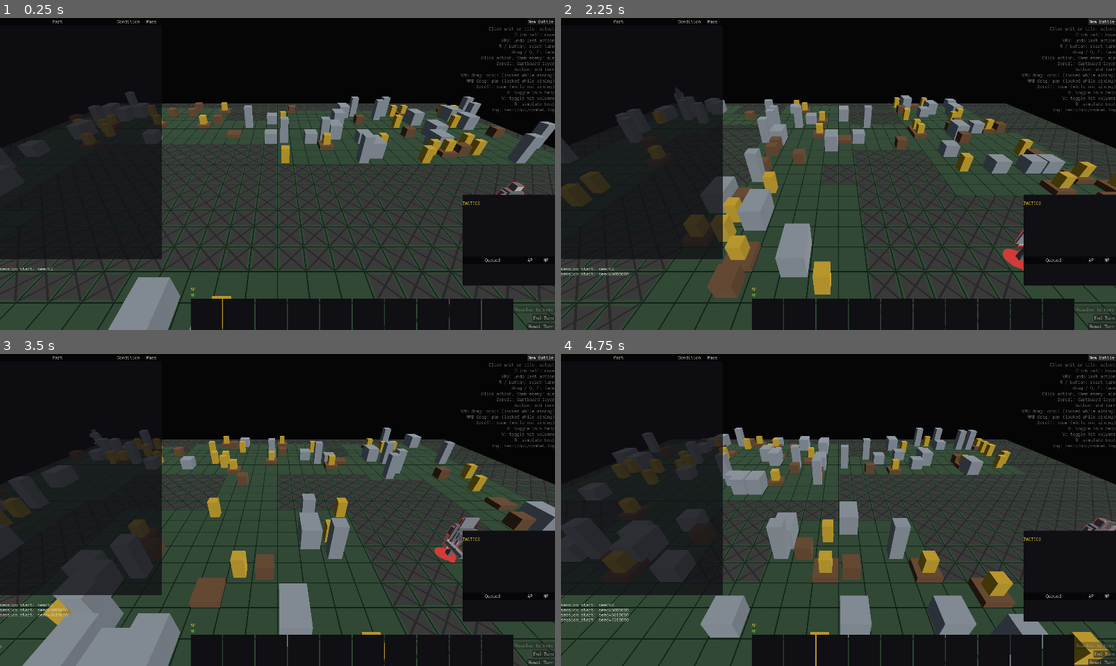
Above: before the commit, frames 1-4 (two rows, left to right).
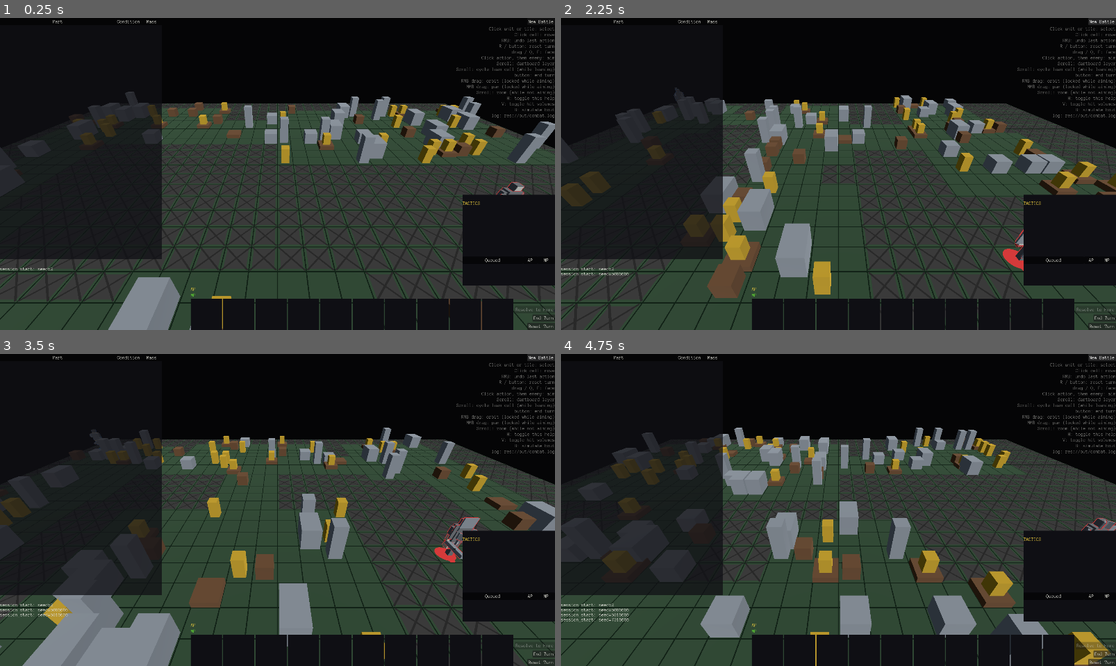
Above: after the commit, the same moments.

Repository: NotUserFriendly/HulkBreakers
Game: Godot game, scene res://src/view/battle_scene.tscn
Same seed, same stepped clock (60 frames per second), same inputs: the game is played once before the commit and once after it.
Inputs:
- Up to frame 1 (0.25 s): no input
- Up to frame 2 (2.25 s): click "End Turn" at 0.5 s; click "Reset Turn" at 1.25 s; click "New Battle" at 2 s
- Up to frame 3 (3.5 s): click "New Battle" at 2.75 s
- Up to frame 4 (4.75 s): click "End Turn" at 3.5 s; click "New Battle" at 4.25 s

The runs differ from the first frame. In frame 1, 0.4% of the frame differs, in the area x 82-100%, y 15-33%; in frame 2, 0.4%; in frame 3, 0.4%; in frame 4, 0.4%.

Commit message:
Taskblock 18 Pass D.4/D.5: TacticsController click interception, wheel cycling, exposure ghost
leaning_at/_lean_candidates/_lean_cell_index mirror aiming_at's own
two-step "arm, then click to confirm" shape, for choosing a lean firing
cell instead of a reticle offset:

- Clicking SHOOT on a covered-but-leanable enemy (origin covered from
  target, D1's own trigger condition) enters lean-choice mode instead
  of ordinary aim mode — never both, and never falls through to the
  reticle/dartboard UI a lean's automated center-mass shot has no use
  for. A directly visible enemy still enters plain aim mode, unchanged.
- Mouse wheel cycles candidates while leaning (D2: "reusing the
  existing cycle bind") — the same physical gesture scroll_layer
  already owns while aiming, gated the same mutually-exclusive way.
  ControlBindings.all() documents the new meaning.
- Any click (or confirm_shot()) while leaning commits the triple via
  LeanPlanner.build_triple() at whichever candidate is currently
  selected — the same shared assembly AI leans already use.
- Esc/RMB cancel a pending lean without queuing anything, same as
  cancel_aim(); reset_turn()/end_turn()/resolve_to_marker() all cancel
  a pending lean too, mirroring their existing aim-cancelling behavior.

D4 (exposure-disclosing ghost): _lean_position_ghost() relocates a
disposable preview clone to the currently-selected candidate (display
only, never a queued move) so cycling can preview every option freely.
lean_exposure() surfaces which real overwatchers would trigger there,
via the exact same Overwatch.would_trigger_at() query the safest-cell
pick itself already used to rank candidates — never a second,
re-derived notion of exposure. Actual on-screen rendering of that
exposure (a text/arc overlay) is left for a future view-layer pass;
this is the queryable data layer a later BoardView change would read.

Verified live: a real BattleScene/SquadControlOverlay driven through
the full lean flow via x11 screenshot — board, camera, action bar, and
combat readout all render correctly with no crashes.

Co-Authored-By: Claude Sonnet 5 <noreply@anthropic.com>

Diff:
--- a/src/logic/control_bindings.gd
+++ b/src/logic/control_bindings.gd
@@ -45,6 +45,10 @@
 		},
 		{"trigger": "Click action, then enemy", "action": "aim"},
 		{"trigger": "Scroll", "action": "dartboard layer"},
+		# taskblock-18 D2: "mouse-wheel cycles other valid cells" — the SAME
+		# physical wheel gesture as the row above, active while choosing a
+		# lean's own firing cell instead of aiming.
+		{"trigger": "Scroll", "action": "cycle lean cell (while leaning)"},
 		{"trigger": "button", "action": "end turn"},
 		{"trigger": "RMB drag", "action": "orbit (locked while aiming)"},
 		{"trigger": "MMB drag", "action": "pan (locked while aiming)"},
--- a/src/view/tactics_controller.gd
+++ b/src/view/tactics_controller.gd
@@ -75,6 +75,14 @@
 var layer_index: int = 0
 var reticle_offset: Vector2 = Vector2.ZERO
 
+## taskblock-18 D2/D4: non-null while choosing a lean firing cell — the
+## enemy that's not directly attackable from here but IS from a legal
+## lean cell. Mirrors `aiming_at`'s own two-step "arm, then click to
+## confirm" shape, just choosing a firing cell instead of a reticle
+## offset; never both non-null at once. A lean's own shot is always
+## center-mass/automated — there is no reticle/dartboard step for it.
+var leaning_at: Unit = null
+
 ## docs/10 taskblock04 E3: "hover, don't click" — the cell the combat
 ## readout currently reads (terrain, any unit regardless of squad, any
 ## field object — TileInspection.inspect()). null off the board entirely
@@ -116,6 +124,12 @@
 ## arrived while the button was down.
 var _rmb_pressed: bool = false
 var _rmb_dragged: bool = false
+
+## Every legal lean cell for `leaning_at`, safest-first (D2: "default to
+## the safest legal firing cell... mouse-wheel cycles other valid
+## cells") — computed once on entering lean mode, never while cycling.
+var _lean_candidates: Array[Vector2i] = []
+var _lean_cell_index: int = 0
 
 
 func setup(state: CombatState, p_board_view: BoardView, p_camera_rig: CameraRig) -> void:
@@ -166,13 +180,23 @@
 			# deselect.
 			if aiming_at != null:
 				cancel_aim()
+			elif leaning_at != null:
+				cancel_lean()
 			elif armed_action != null:
 				disarm_action()
 			else:
 				deselect()
-		elif key_event.keycode == ControlBindings.FACE_NUDGE_CCW_KEY and aiming_at == null:
+		elif (
+			key_event.keycode == ControlBindings.FACE_NUDGE_CCW_KEY
+			and aiming_at == null
+			and leaning_at == null
+		):
 			turn_selected(-FACE_STEP)
-		elif key_event.keycode == ControlBindings.FACE_NUDGE_CW_KEY and aiming_at == null:
+		elif (
+			key_event.keycode == ControlBindings.FACE_NUDGE_CW_KEY
+			and aiming_at == null
+			and leaning_at == null
+		):
 			turn_selected(FACE_STEP)
 		elif key_event.keycode == ControlBindings.RESET_TURN_KEY:
 			reset_turn()
@@ -196,6 +220,7 @@
 		if (
 			not hit_dict.is_empty()
 			and aiming_at == null
+			and leaning_at == null
 			and selection.selected_unit != null
 			and hit_dict["kind"] == Enums.HitKind.UNIT
 			and hit_dict["unit"] == selection.selected_unit
@@ -207,7 +232,7 @@
 			return
 		# docs/10 taskblock05 A1: dispatch on the actual hit directly — a
 		# unit ray-hit is never collapsed into a cell and re-derived.
-		if aiming_at != null:
+		if aiming_at != null or leaning_at != null:
 			confirm_shot()
 		elif hit_dict.is_empty():
 			# docs/10 taskblock02 F2: clicking off the board entirely is
@@ -231,6 +256,10 @@
 		scroll_layer(1)
 	elif button_event.button_index == MOUSE_BUTTON_WHEEL_DOWN and aiming_at != null:
 		scroll_layer(-1)
+	elif button_event.button_index == MOUSE_BUTTON_WHEEL_UP and leaning_at != null:
+		cycle_lean_cell(1)
+	elif button_event.button_index == MOUSE_BUTTON_WHEEL_DOWN and leaning_at != null:
+		cycle_lean_cell(-1)
 
 
 ## runNotes.md: "make undo last action only on click, while a drag doesn't
@@ -244,6 +273,9 @@
 		return
 	if aiming_at != null:
 		cancel_aim()
+		return
+	if leaning_at != null:
+		cancel_lean()
 		return
 	# taskblock-08 A1: "Esc / RMB disarms the action and returns to normal
 	# selection" — same early-out shape as the aiming_at case above, one
@@ -360,7 +392,7 @@
 func click_cell(cell: Vector2i) -> void:
 	if input_locked:
 		return
-	if aiming_at != null:
+	if aiming_at != null or leaning_at != null:
 		confirm_shot()
 		return
 
@@ -390,7 +422,7 @@
 		selection.select(unit_here)
 		armed_action = null
 	elif armed_action != null and selection.selected_unit != null:
-		_enter_aim_mode(unit_here)
+		_enter_aim_or_lean_mode(unit_here)
 	_refresh_overlay()
 
 
@@ -415,7 +447,7 @@
 func arm_action(action_id: StringName) -> void:
 	if input_locked or selection == null or selection.selected_unit == null:
 		return
-	if aiming_at != null:
+	if aiming_at != null or leaning_at != null:
 		return
 	var def: ActionDef = null
 	for candidate: ActionDef in ActionCatalog.actions_for(selection.selected_unit):
@@ -457,6 +489,8 @@
 		return
 	if aiming_at != null:
 		cancel_aim()
+	if leaning_at != null:
+		cancel_lean()
 	armed_action = null
 	selection.reset_turn()
 	_drag_face_action = null
@@ -470,7 +504,13 @@
 ## place, so one drag gesture is always exactly one queued action — never a
 ## pile of micro-turns RMB would have to undo one pixel at a time.
 func drag_face(delta_x: float) -> void:
-	if input_locked or selection == null or selection.selected_unit == null or aiming_at != null:
+	if (
+		input_locked
+		or selection == null
+		or selection.selected_unit == null
+		or aiming_at != null
+		or leaning_at != null
+	):
 		return
 	var target: float = selection.previewed_orientation() + delta_x * FACE_DRAG_SENSITIVITY
 	if _drag_face_action != null:
@@ -488,6 +528,37 @@
 		if unit.alive and unit.cell == cell:
 			return unit
 	return null
+
+
+## taskblock-18 D2: "clicking SHOOT on an enemy the unit can't see but
+## could from a legal lean cell builds the triple automatically." A
+## direct shot (the origin is NOT covered from this target — D1's own
+## trigger condition) enters ordinary aim mode, unchanged; a target only
+## reachable via a lean enters lean-choice mode instead, and never falls
+## through to aim mode's own reticle/dartboard UI, which a lean's own
+## automated, center-mass shot has no use for. Falls back to plain aim
+## mode when neither applies (no operable weapon, or no legal lean
+## exists) — confirm_shot()'s own existing "nothing operable" no-op is
+## what actually catches that case, same as it always has.
+func _enter_aim_or_lean_mode(target: Unit) -> void:
+	var shooter: Unit = selection.selected_unit
+	var weapon: Part = (
+		ActionCatalog.provider_for(shooter, armed_action.id) if armed_action != null else null
+	)
+	if weapon != null:
+		var origin_covered: bool = UnitAI.is_covered_from(
+			shooter.cell, target.cell, selection.state, shooter
+		)
+		if origin_covered:
+			var candidates: Array[Vector2i] = LeanPlanner.candidate_lean_cells(
+				selection.state, shooter, shooter.cell, target
+			)
+			if not candidates.is_empty():
+				_enter_lean_mode(
+					target, LeanPlanner.sort_by_safety(selection.state, shooter, candidates)
+				)
+				return
+	_enter_aim_mode(target)
 
 
 func _enter_aim_mode(target: Unit) -> void:
@@ -513,6 +584,42 @@
 	camera_rig.start_aiming()
 	camera_rig.ease_to_attack_framing(_framing_shooter(), target)
 	aim_changed.emit()
+
+
+## taskblock-18 D2/D4: enters lean-choice mode — safest candidate
+## selected by default, mouse-wheel cycles the rest (cycle_lean_cell).
+## No camera framing/dartboard of its own: a lean's shot is always
+## automated center-mass, there is nothing here for the player to aim.
+func _enter_lean_mode(target: Unit, candidates_by_safety: Array[Vector2i]) -> void:
+	leaning_at = target
+	_lean_candidates = candidates_by_safety
+	_lean_cell_index = 0
+	if hovered_cell != null or inspected_part != null:
+		hovered_cell = null
+		inspected_part = null
+		hover_changed.emit()
+	aim_changed.emit()
+	_refresh_overlay()
+
+
+func cancel_lean() -> void:
+	leaning_at = null
+	_lean_candidates = []
+	_lean_cell_index = 0
+	armed_action = null
+	aim_changed.emit()
+	_refresh_overlay()
+
+
+## D2: "mouse-wheel cycles other valid cells" — wraps both directions,
+## a no-op with zero or one candidate.
+func cycle_lean_cell(delta: int) -> void:
+	if input_locked or leaning_at == null or _lean_candidates.is_empty():
+		return
+	var count: int = _lean_candidates.size()
+	_lean_cell_index = ((_lean_cell_index + delta) % count + count) % count
+	aim_changed.emit()
+	_refresh_overlay()
 
 
 ## taskblock-08 B1: "the camera frames the origin, not the ghost." The
@@ -663,7 +770,12 @@
 ## provider, SAW picks the saw provider, never just any weapon) — a no-op,
 ## silently, if the shooter has nothing operable for it right now.
 func confirm_shot() -> void:
-	if input_locked or aiming_at == null or selection.selected_unit == null:
+	if input_locked or selection == null or selection.selected_unit == null:
+		return
+	if leaning_at != null:
+		_confirm_lean()
+		return
+	if aiming_at == null:
 		return
 	var shooter: Unit = selection.selected_unit
 	if armed_action != null:
@@ -676,6 +788,32 @@
 	cancel_aim()
 
 
+## taskblock-18 D2: commits the lean triple at whichever candidate cell
+## is CURRENTLY selected (default: safest; the player may have cycled
+## with the wheel first) — through LeanPlanner.build_triple(), the same
+## shared assembly AI leans use, queued onto this unit's own real
+## TACTICS queue exactly like any other action (real MP/AP cost for both
+## legs, no discount). A silent no-op if the shooter has nothing
+## operable, same posture confirm_shot() itself already has.
+func _confirm_lean() -> void:
+	var shooter: Unit = selection.selected_unit
+	var weapon: Part = (
+		ActionCatalog.provider_for(shooter, armed_action.id) if armed_action != null else null
+	)
+	if weapon != null and not _lean_candidates.is_empty():
+		var firing_cell: Vector2i = _lean_candidates[_lean_cell_index]
+		LeanPlanner.build_triple(
+			selection.current_queue(),
+			selection.state,
+			shooter,
+			weapon.id,
+			leaning_at,
+			shooter.cell,
+			firing_cell
+		)
+	cancel_lean()
+
+
 func cancel_aim() -> void:
 	aiming_at = null
 	armed_action = null
@@ -696,6 +834,8 @@
 		return
 	if aiming_at != null:
 		cancel_aim()
+	if leaning_at != null:
+		cancel_lean()
 	armed_action = null
 
 	input_locked = true
@@ -736,6 +876,8 @@
 		return
 	if aiming_at != null:
 		cancel_aim()
+	if leaning_at != null:
+		cancel_lean()
 	armed_action = null
 
 	input_locked = true
@@ -792,6 +934,8 @@
 ## previewed_unit() each call, so mutating its orientation here can never
 ## leak back onto anything real.
 func _end_position_ghost() -> Unit:
+	if leaning_at != null:
+		return _lean_position_ghost()
 	if not has_queued_move():
 		return null
 	var previewed: Unit = selection.previewed_unit()
@@ -799,6 +943,38 @@
 	if facing != null:
 		previewed.orientation = facing
 	return previewed
+
+
+## taskblock-18 D4: "the ghost must disclose exposure" starts with
+## actually previewing the right POSITION first — a disposable clone
+## of the shooter (display-only, same convention _end_position_ghost
+## itself already uses for orientation overrides) relocated to
+## whichever candidate cell is currently selected, facing the target.
+## Never a queued MoveAction; cycling with the wheel must be free to
+## look at every candidate without committing to any of them.
+func _lean_position_ghost() -> Unit:
+	if _lean_candidates.is_empty():
+		return null
+	var previewed: Unit = selection.previewed_unit()
+	if previewed == null:
+		return null
+	previewed.cell = _lean_candidates[_lean_cell_index]
+	previewed.orientation = FaceAction.orientation_toward(previewed.cell, leaning_at.cell)
+	return previewed
+
+
+## taskblock-18 D4: "is it in a known overwatch arc, what can see it" —
+## every overwatcher that would trigger at the CURRENTLY selected lean
+## candidate, the exact same Overwatch.would_trigger_at() query the
+## safest-cell pick itself used to rank candidates in the first place
+## (never a second, re-derived notion of exposure). Empty while not
+## leaning, or with nothing yet threatening this specific cell.
+func lean_exposure() -> Array[Unit]:
+	if leaning_at == null or _lean_candidates.is_empty():
+		return []
+	var shooter: Unit = selection.selected_unit
+	var firing_cell: Vector2i = _lean_candidates[_lean_cell_index]
+	return Overwatch.would_trigger_at(selection.state, shooter, firing_cell)
 
 
 ## runNotes.md: true once the selected unit's queue has actually moved it
--- /dev/null
+++ b/test/unit/view/test_tactics_controller_lean.gd
@@ -0,0 +1,272 @@
+extends GutTest
+
+## taskblock-18 Pass D2/D4: leans — a click on a covered-but-leanable
+## enemy enters lean-choice mode instead of ordinary aim mode; wheel
+## cycles candidates; a further click/confirm_shot() commits the triple.
+## Same conventions as the rest of this file's siblings (click_cell()
+## driven directly, no live camera/viewport needed).
+
+
+func _make_armed_unit(cell: Vector2i, squad: int = 0) -> Unit:
+	var pistol := Part.new()
+	pistol.id = &"pistol"
+	pistol.hp = 1
+	pistol.max_hp = 1
+	pistol.attaches_to = [&"GRIP"]
+	pistol.requires = {&"TRIGGER": 1}
+	pistol.damage = 5.0
+	pistol.ap_cost = 1
+	pistol.scatter = [Ring.new(0.1, 1.0)]
+	pistol.provides_actions = [&"shoot"]
+
+	var hand := Part.new()
+	hand.id = &"hand"
+	hand.hp = 5
+	hand.max_hp = 5
+	hand.attaches_to = [&"HAND"]
+	hand.capabilities = [&"TRIGGER"]
+	var grip := Socket.new(&"GRIP")
+	grip.occupant = pistol
+	hand.sockets = [grip]
+
+	var torso := Part.new()
+	torso.id = &"torso"
+	torso.hp = 10
+	torso.max_hp = 10
+	torso.volume = [Box.new(Vector3(0.0, 0.5, 0.0), Vector3(2.0, 1.0, 0.6))]
+	var hand_socket := Socket.new(&"HAND")
+	hand_socket.occupant = hand
+	torso.sockets = [hand_socket]
+
+	return Unit.new(Matrix.new(), Shell.new(torso), cell, squad)
+
+
+## Verified geometry (matches test_unit_ai.gd's own AI-lean-fallback
+## fixture): a real WALL (opacity) at (3,2) blinds a shooter at (3,0)
+## from an enemy at (3,9), while both orthogonal neighbors keep clear
+## LoS around it. Row y=1 is ALSO walled (pathing only, no opacity) so
+## no diagonal shortcut competes with the lean cells for the reachable-
+## cell scorer elsewhere in the codebase — irrelevant to TacticsController
+## itself (it never repositions), kept only so this fixture matches its
+## AI-side counterpart byte for byte.
+func _setup_covered_scene() -> Dictionary:
+	var grid := Grid.new(10, 10)
+	for x in range(8):
+		grid.set_terrain(Vector2i(x, 1), Enums.TerrainType.WALL)
+	grid.set_terrain(Vector2i(3, 2), Enums.TerrainType.WALL)
+	grid.set_opacity(Vector2i(3, 2), 1.0)
+
+	var shooter := _make_armed_unit(Vector2i(3, 0), 0)
+	var enemy := _make_armed_unit(Vector2i(3, 9), 1)
+	var state := CombatState.new(grid, [shooter, enemy])
+	var controller := TacticsController.new()
+	var board_view := BoardView.new()
+	var camera_rig := CameraRig.new()
+	add_child_autofree(board_view)
+	add_child_autofree(camera_rig)
+	add_child_autofree(controller)
+	controller.setup(state, board_view, camera_rig)
+	return {
+		"state": state,
+		"controller": controller,
+		"shooter": shooter,
+		"enemy": enemy,
+		"board_view": board_view,
+		"camera_rig": camera_rig
+	}
+
+
+func test_clicking_a_covered_enemy_enters_lean_mode_not_aim_mode() -> void:
+	var built: Dictionary = _setup_covered_scene()
+	var controller: TacticsController = built.controller
+
+	controller.click_cell(built.shooter.cell)
+	controller.arm_action(&"shoot")
+	controller.click_cell(built.enemy.cell)
+
+	assert_eq(controller.leaning_at, built.enemy)
+	assert_null(controller.aiming_at, "a lean never also enters ordinary aim mode")
+
+
+func test_a_directly_visible_enemy_still_enters_ordinary_aim_mode() -> void:
+	var a := _make_armed_unit(Vector2i(0, 0), 0)
+	var b := _make_armed_unit(Vector2i(5, 5), 1)  # open board, no cover at all
+	var state := CombatState.new(Grid.new(10, 10), [a, b])
+	var controller := TacticsController.new()
+	var board_view := BoardView.new()
+	var camera_rig := CameraRig.new()
+	add_child_autofree(board_view)
+	add_child_autofree(camera_rig)
+	add_child_autofree(controller)
+	controller.setup(state, board_view, camera_rig)
+
+	controller.click_cell(Vector2i(0, 0))
+	controller.arm_action(&"shoot")
+	controller.click_cell(Vector2i(5, 5))
+
+	assert_eq(controller.aiming_at, b)
+	assert_null(controller.leaning_at, "a clear shot must never enter lean mode")
+
+
+func test_lean_candidates_are_populated_safest_first() -> void:
+	var built: Dictionary = _setup_covered_scene()
+	var controller: TacticsController = built.controller
+	controller.click_cell(built.shooter.cell)
+	controller.arm_action(&"shoot")
+
+	controller.click_cell(built.enemy.cell)
+
+	assert_gt(controller._lean_candidates.size(), 0)
+	assert_eq(controller._lean_cell_index, 0, "starts on the safest (first) candidate")
+	for cell: Vector2i in controller._lean_candidates:
+		assert_eq(
+			Grid.distance_manhattan(built.shooter.cell, cell), 1, "every candidate is orthogonal"
+		)
+
+
+func test_wheel_cycles_the_lean_cell_and_wraps() -> void:
+	var built: Dictionary = _setup_covered_scene()
+	var controller: TacticsController = built.controller
+	controller.click_cell(built.shooter.cell)
+	controller.arm_action(&"shoot")
+	controller.click_cell(built.enemy.cell)
+	var count: int = controller._lean_candidates.size()
+	assert_gt(count, 1, "sanity: this fixture must offer more than one candidate to prove cycling")
+
+	controller.cycle_lean_cell(1)
+	assert_eq(controller._lean_cell_index, 1)
+
+	controller.cycle_lean_cell(1 * (count - 1))  # wrap all the way back around
+	assert_eq(controller._lean_cell_index, 0)
+
+	controller.cycle_lean_cell(-1)
+	assert_eq(controller._lean_cell_index, count - 1, "cycling backward from 0 wraps to the end")
+
+
+func test_confirming_a_lean_queues_the_move_attack_move_triple() -> void:
+	var built: Dictionary = _setup_covered_scene()
+	var controller: TacticsController = built.controller
+	controller.click_cell(built.shooter.cell)
+	controller.arm_action(&"shoot")
+	controller.click_cell(built.enemy.cell)
+	var firing_cell: Vector2i = controller._lean_candidates[0]
+
+	controller.confirm_shot()
+
+	var actions: Array[CombatAction] = controller.selection.current_queue().actions
+	assert_eq(actions.size(), 3)
+	assert_true(actions[0] is MoveAction)
+	assert_true(actions[1] is AttackAction)
+	assert_true(actions[2] is MoveAction)
+	var out_move: MoveAction = actions[0]
+	assert_eq(out_move.path[out_move.path.size() - 1], firing_cell)
+	var back_move: MoveAction = actions[2]
+	assert_eq(back_move.path[back_move.path.size() - 1], built.shooter.cell)
+	assert_null(controller.leaning_at, "confirming must leave lean mode")
+
+
+## Clicking on ANY cell while leaning confirms it — mirrors confirm_shot's
+## own "any click confirms" contract for ordinary aim mode.
+func test_any_click_while_leaning_confirms_it() -> void:
+	var built: Dictionary = _setup_covered_scene()
+	var controller: TacticsController = built.controller
+	controller.click_cell(built.shooter.cell)
+	controller.arm_action(&"shoot")
+	controller.click_cell(built.enemy.cell)
+
+	controller.click_cell(Vector2i(9, 9))  # an unrelated, empty cell
+
+	assert_null(controller.leaning_at)
+	assert_eq(controller.selection.current_queue().actions.size(), 3)
+
+
+func test_esc_cancels_a_pending_lean_without_queuing_anything() -> void:
+	var built: Dictionary = _setup_covered_scene()
+	var controller: TacticsController = built.controller
+	controller.click_cell(built.shooter.cell)
+	controller.arm_action(&"shoot")
+	controller.click_cell(built.enemy.cell)
+	assert_not_null(controller.leaning_at)
+
+	var esc := InputEventKey.new()
+	esc.pressed = true
+	esc.keycode = KEY_ESCAPE
+	controller._unhandled_input(esc)
+
+	assert_null(controller.leaning_at)
+	assert_eq(controller.selection.current_queue().actions.size(), 0)
+	assert_not_null(
+		controller.selection.selected_unit, "Esc backs out one level, not a full deselect"
+	)
+
+
+func test_rmb_also_cancels_a_pending_lean() -> void:
+	var built: Dictionary = _setup_covered_scene()
+	var controller: TacticsController = built.controller
+	controller.click_cell(built.shooter.cell)
+	controller.arm_action(&"shoot")
+	controller.click_cell(built.enemy.cell)
+
+	var down := InputEventMouseButton.new()
+	down.button_index = MOUSE_BUTTON_RIGHT
+	down.pressed = true
+	controller._unhandled_input(down)
+	var up := InputEventMouseButton.new()
+	up.button_index = MOUSE_BUTTON_RIGHT
+	up.pressed = false
+	controller._unhandled_input(up)
+
+	assert_null(controller.leaning_at)
+	assert_eq(controller.selection.current_queue().actions.size(), 0)
+
+
+## taskblock-18 D4: "the ghost must disclose exposure."
+func test_lean_exposure_reports_a_real_overwatcher_at_the_selected_cell() -> void:
+	var built: Dictionary = _setup_covered_scene()
+	var controller: TacticsController = built.controller
+	var state: CombatState = built.state
+
+	var overwatch_pistol := Part.new()
+	overwatch_pistol.id = &"owpistol"
+	overwatch_pistol.hp = 3
+	overwatch_pistol.max_hp = 3
+	overwatch_pistol.damage = 5.0
+	overwatch_pistol.ap_cost = 1
+	overwatch_pistol.scatter = [Ring.new(0.1, 1.0)]
+	overwatch_pistol.requires = {&"TRIGGER": 1}
+	var ow_hand := Part.new()
+	ow_hand.id = &"owhand"
+	ow_hand.hp = 3
+	ow_hand.max_hp = 3
+	ow_hand.capabilities = [&"TRIGGER"]
+	var ow_grip := Socket.new(&"GRIP")
+	ow_grip.occupant = overwatch_pistol
+	ow_hand.sockets = [ow_grip]
+	var ow_torso := Part.new()
+	ow_torso.id = &"owtorso"
+	ow_torso.hp = 10
+	ow_torso.max_hp = 10
+	var ow_wrist := Socket.new(&"WRIST")
+	ow_wrist.occupant = ow_hand
+	ow_torso.sockets = [ow_wrist]
+	var overwatcher := Unit.new(Matrix.new(), Shell.new(ow_torso), Vector2i(8, 0), 1)
+	overwatcher.orientation = BodyProjector.orientation_for(Vector2(-1, 0))
+	state.add_unit(overwatcher)
+	overwatcher.overwatch_weapon_id = &"owpistol"
+
+	controller.click_cell(built.shooter.cell)
+	controller.arm_action(&"shoot")
+	controller.click_cell(built.enemy.cell)
+	# Find the candidate the overwatcher actually threatens and select it,
+	# regardless of which one sorted first.
+	var threatened_index := -1
+	for i in range(controller._lean_candidates.size()):
+		if Overwatch.would_trigger_at(state, built.shooter, controller._lean_candidates[i]).has(
+			overwatcher
+		):
+			threatened_index = i
+	assert_true(threatened_index >= 0, "sanity: the fixture must actually threaten one candidate")
+	while controller._lean_cell_index != threatened_index:
+		controller.cycle_lean_cell(1)
+
+	assert_eq(controller.lean_exposure(), [overwatcher])
Not shown, added: test/unit/view/test_tactics_controller_lean.gd.uid
